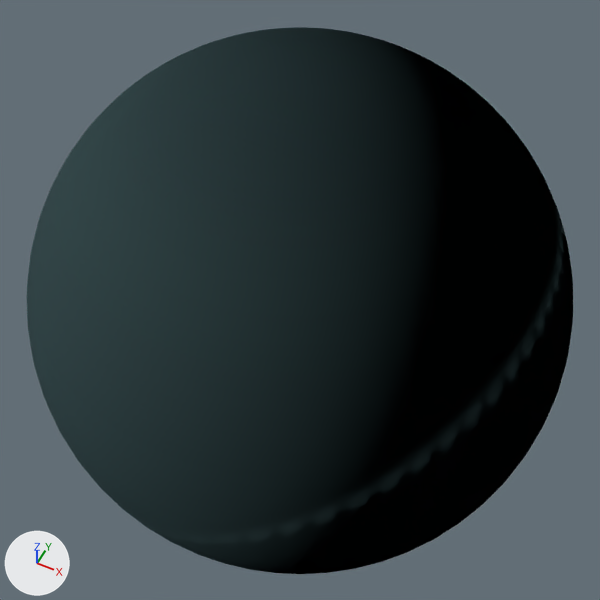
The glTF model app/src/main/assets/models/uranus.gltf, before and after one commit.
One viewpoint serves both versions: a 50 mm lens placed at (0.477, -0.955, 1.196), pointed at (-0.001, 0.001, 0.001). The axes (+X, +Y, +Z) are drawn at lower left. The lights are the same throughout.
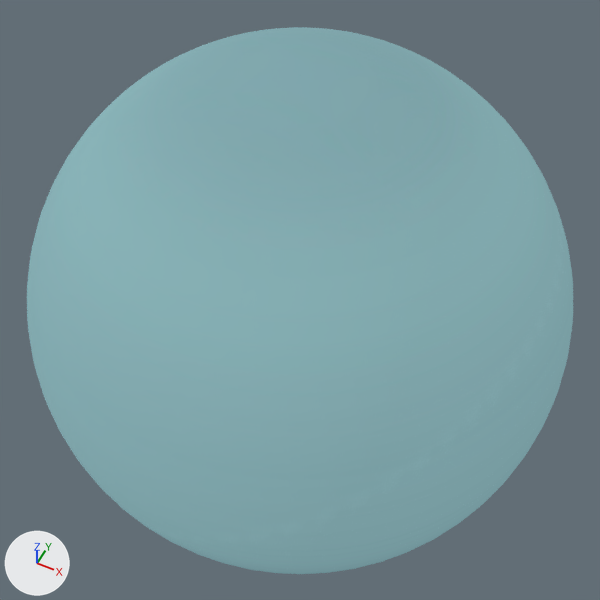
Changed parts and their boxes [x1, y1, x2, y2] in the pictures (600 x 600 px):
'Sphere', surface changed
    both: [27, 27, 573, 574]

The change, as a list of edits to the scene's bpy script:
```text
Change mat_default:
    where n0 = _N.new('ShaderNodeBsdfPrincipled'); n0.name = 'Principled BSDF'
    add n0.inputs[28].default_value = 0.5  # 'Emission Strength'
    add n3 = _N.new('ShaderNodeTexImage'); n3.name = 'Image Texture.001'
    add n3.image = img_uranus_texture_jpg
    where n2 = _N.new('ShaderNodeTexImage'); n2.name = 'Image Texture'
    remove _L.new(n2.outputs[0], n0.inputs[0])  # 'Color' to 'Base Color'
    add _L.new(n2.outputs[0], n0.inputs[27])  # 'Color' to 'Emission Color'
    add _L.new(n3.outputs[0], n0.inputs[0])  # 'Color' to 'Base Color'
```
